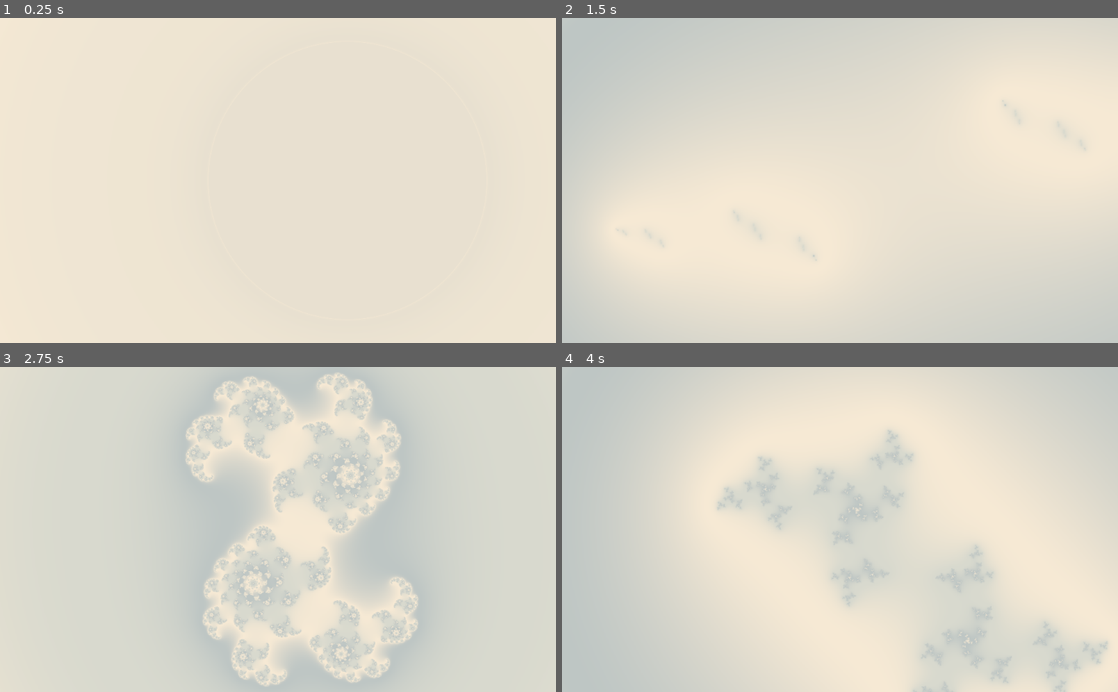
Above: before the commit, frames 1-4 (two rows, left to right).
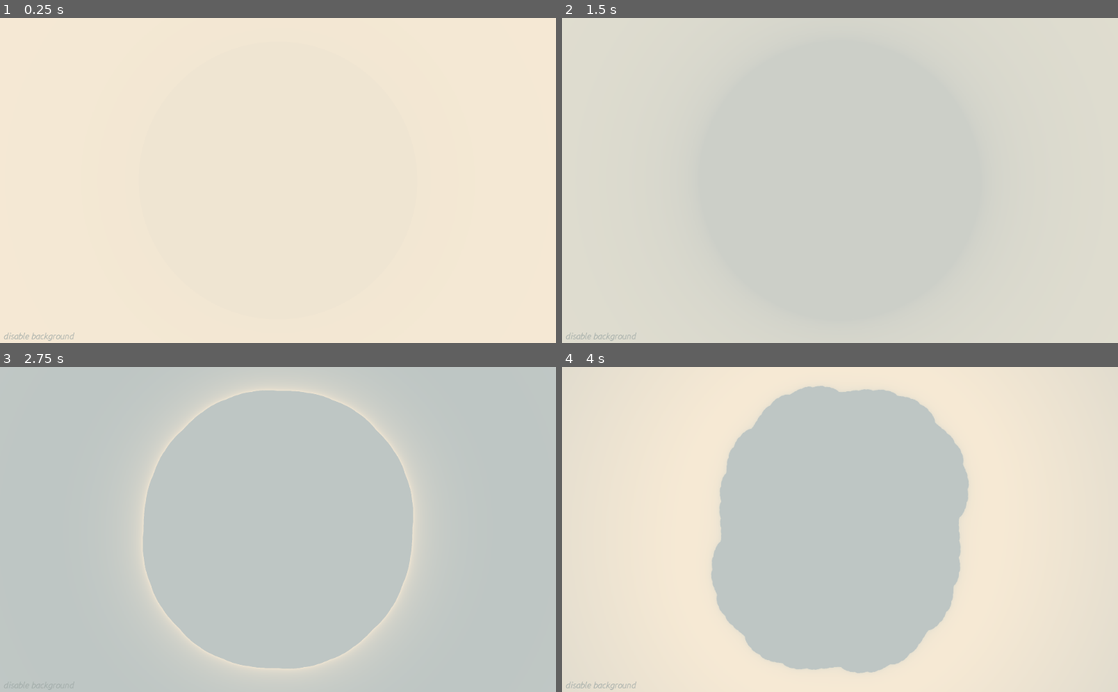
Above: after the commit, the same moments.

Repository: kiwijuice56/portfolio-website
Game: Godot game, scene res://main/Main.tscn
Two runs of this game, one before a commit and one after it. Both use one fixed random seed, a clock stepped at 60 frames per second and the inputs below.
Inputs (mouse positions are in pixels of both pictures, inside the frame that each line leads up to):
- Up to frame 1 (0.25 s): no input
- Up to frame 2 (1.5 s): click (600, 336) at 0.5 s, where only the run after the commit has a clickable "disable background"; click (600, 336) at 1.25 s, where only the run after the commit has a clickable "enable background"
- Up to frame 3 (2.75 s): move the mouse to (400, 513) at 2.02 s; hold D (move_right) from 2.03 s (still down); click (400, 513) at 2.17 s
- Up to frame 4 (4 s): release D (move_right) at 2.75 s; drag from (728, 545) to (812, 594) at 2.77 s; move the mouse to (895, 458) at 3.52 s; hold D (move_right) from 3.53 s (still down); click (895, 458) at 3.67 s

The runs differ from the first frame. In frame 1, less than 0.1% of the frame differs, in the area x 0-14%, y 96-100%; in frame 2, 37%; in frame 3, 50%; in frame 4, 60%, in the area x 0-100%, y 0-100%.

Commit message:
Updated content, fixed bugs

Diff:
--- a/main/FractalNavigation.tscn
+++ b/main/FractalNavigation.tscn
@@ -1,22 +1,57 @@
-[gd_scene load_steps=4 format=2]
+[gd_scene load_steps=6 format=2]
 
 [ext_resource path="res://main/mandelbrot_fractal.tres" type="Shader" id=1]
 [ext_resource path="res://main/fractal_navigation.gd" type="Script" id=2]
 
 [sub_resource type="ShaderMaterial" id=1]
 shader = ExtResource( 1 )
-shader_param/x_min = -1.0
+shader_param/x_min = -2.0
 shader_param/x_max = 2.0
-shader_param/y_min = -1.0
-shader_param/y_max = 2.0
+shader_param/y_min = -1.5
+shader_param/y_max = 1.0
 shader_param/width = 1000.0
 shader_param/height = 800.0
 shader_param/angle = 0.0
-shader_param/mouse_pos = null
+shader_param/mouse_pos = Vector2( 0, 0 )
 shader_param/shimmer_speed = 0.1
+
+[sub_resource type="Animation" id=3]
+length = 0.001
+tracks/0/type = "bezier"
+tracks/0/path = NodePath(".:material:shader_param/mouse_pos:x")
+tracks/0/interp = 1
+tracks/0/loop_wrap = true
+tracks/0/imported = false
+tracks/0/enabled = true
+tracks/0/keys = {
+"points": PoolRealArray( 0, -0.25, 0, 0.25, 0 ),
+"times": PoolRealArray( 0 )
+}
+tracks/1/type = "bezier"
+tracks/1/path = NodePath(".:material:shader_param/mouse_pos:y")
+tracks/1/interp = 1
+tracks/1/loop_wrap = true
+tracks/1/imported = false
+tracks/1/enabled = true
+tracks/1/keys = {
+"points": PoolRealArray( 0, -0.25, 0, 0.25, 0 ),
+"times": PoolRealArray( 0 )
+}
+
+[sub_resource type="Animation" id=2]
+resource_name = "animate"
+length = 4.0
+loop = true
 
 [node name="FractalNavigation" type="ColorRect"]
 material = SubResource( 1 )
 anchor_right = 1.0
 anchor_bottom = 1.0
 script = ExtResource( 2 )
+
+[node name="AnimationPlayer" type="AnimationPlayer" parent="."]
+playback_speed = 0.2
+anims/RESET = SubResource( 3 )
+anims/animate = SubResource( 2 )
+
+[node name="Tween" type="Tween" parent="."]
--- a/main/Main.tscn
+++ b/main/Main.tscn
@@ -1,7 +1,28 @@
-[gd_scene load_steps=2 format=2]
+[gd_scene load_steps=5 format=2]
 
+[ext_resource path="res://ubuntu.ttf" type="DynamicFontData" id=1]
 [ext_resource path="res://main/FractalNavigation.tscn" type="PackedScene" id=2]
+[ext_resource path="res://main/disable_button.gd" type="Script" id=3]
+
+[sub_resource type="DynamicFont" id=1]
+font_data = ExtResource( 1 )
 
 [node name="Main" type="Node"]
 
 [node name="FractalNavigation" parent="." instance=ExtResource( 2 )]
+
+[node name="DisableButton" type="Button" parent="."]
+anchor_top = 1.0
+anchor_bottom = 1.0
+margin_top = -25.0
+margin_right = 115.0
+focus_mode = 0
+custom_colors/font_color_disabled = Color( 0.615686, 0.658824, 0.647059, 1 )
+custom_colors/font_color_focus = Color( 0.615686, 0.658824, 0.647059, 1 )
+custom_colors/font_color = Color( 0.615686, 0.658824, 0.647059, 1 )
+custom_colors/font_color_hover = Color( 0.615686, 0.658824, 0.647059, 1 )
+custom_colors/font_color_pressed = Color( 0.615686, 0.658824, 0.647059, 1 )
+custom_fonts/font = SubResource( 1 )
+text = "disable background"
+flat = true
+script = ExtResource( 3 )
--- /dev/null
+++ b/main/disable_button.gd
@@ -0,0 +1,21 @@
+class_name DisableButton
+extends Button
+
+const fractal_scene: PackedScene = preload("res://main/FractalNavigation.tscn")
+onready var fractal: FractalNavigation = get_node("../FractalNavigation")
+var fractal_disabled: bool = false
+
+func _ready() -> void:
+	connect("pressed", self, "_on_pressed")
+
+func _on_pressed() -> void:
+	if not fractal_disabled:
+		fractal.queue_free()
+		text = "enable background"
+	else:
+		var new_fractal = fractal_scene.instance()
+		get_parent().add_child(new_fractal)
+		get_parent().move_child(new_fractal, 0)
+		fractal = new_fractal
+		text = "disable background"
+	fractal_disabled = not fractal_disabled
--- a/main/fractal_navigation.gd
+++ b/main/fractal_navigation.gd
@@ -51,62 +51,16 @@
 
 func _ready() -> void:
 	OS.set_window_maximized(true)
-	offset_min = Vector2(-2.5, -2)
-	offset_max = Vector2(1.5, 2)
+	offset_min = Vector2(-2, -2)
+	offset_max = Vector2(2, 2)
 	update_window()
 
-func _input(event: InputEvent) -> void:
-	if event is InputEventMouseMotion and not mouse_lock:
-		var pos: Vector2 = event.position / get_viewport().size
-		material.set_shader_param("mouse_pos", (pos_max - pos_min) * pos + pos_min)
+	$Tween.connect("tween_all_completed", self, "_on_step")
+	_on_step()
 
-	# Mobile zooming
-	# https://kidscancode.org/godot_recipes/3.x/2d/touchscreen_camera/
-	if event is InputEventScreenTouch:
-		if event.pressed:
-			events[event.index] = event
-		else:
-			events.erase(event.index)
-	if event is InputEventScreenDrag:
-		events[event.index] = event
-		if events.size() == 2:
-			var drag_distance = events[0].position.distance_to(events[1].position)
-			if abs(drag_distance - last_drag_distance) > zoom_sensitivity:
-				zoom_vel = 1 + zoom_sensitivity if drag_distance < last_drag_distance else 1 - zoom_sensitivity
-				last_drag_distance = drag_distance
-			was_dragging = true
-
-	# PC zooming
-	if event is InputEventMouseButton:
-		if Input.is_mouse_button_pressed(BUTTON_WHEEL_UP):
-			zoom_vel = 1 - zoom_sensitivity
-		elif Input.is_mouse_button_pressed(BUTTON_WHEEL_DOWN):
-			zoom_vel = 1 + zoom_sensitivity
-
-	# Panning
-	if len(events) < 2 and not was_dragging and event is InputEventMouseMotion and Input.is_mouse_button_pressed(BUTTON_LEFT):
-		var move_vector: Vector2 = event.relative
-		move_vector.x *= get_aspect_ratio()
-		offset_max -= zoom * move_vector * drag_speed
-		offset_min -= zoom * move_vector * drag_speed
-
-	if len(events) == 0:
-		was_dragging = false
-
-func _process(delta: float) -> void:
-	zoom_vel = lerp(zoom_vel, 1.0, 0.25)
-	self.zoom *= zoom_vel
-
-	var kb_vector: Vector2 = Input.get_vector("move_left", "move_right", "move_up", "move_down")
-	var kb_angle: float = Input.get_action_strength("rotate_left") - Input.get_action_strength("rotate_right")
-	kb_vector.x *= get_aspect_ratio()
-
-	offset_max += zoom * kb_vector * move_speed * delta
-	offset_min += zoom * kb_vector * move_speed * delta
-
-	material.set_shader_param("angle", material.get_shader_param("angle") + kb_angle * delta * rotate_speed)
-
-	update_window()
+func _on_step() -> void:
+	$Tween.interpolate_property(material, "shader_param/mouse_pos", null, Vector2(randf() * 2 - 1, randf() * 2 - 1), 10.0, Tween.TRANS_QUAD,Tween.EASE_IN_OUT)
+	$Tween.start()
 
 func update_window() -> void:
 	var aspect_ratio: float = get_aspect_ratio()
--- a/main/mandelbrot_fractal.tres
+++ b/main/mandelbrot_fractal.tres
@@ -11,7 +11,7 @@
 uniform float height = 800;
 uniform float angle = 0.0;
 
-uniform highp vec2 mouse_pos;
+uniform highp vec2 mouse_pos = vec2(0.0, 0.0);
 
 // How fast the palette is cycled through, proportional to the change in `TIME`
 uniform float shimmer_speed = 0.1;
@@ -30,7 +30,7 @@
 
 	// Keep ratio in range [0, 1.0] since we are adding a large constant, TIME
 	shimmer_mu -= floor(shimmer_mu);
-	float scaled_shimmer = shimmer_mu * 4.0;
+	float scaled_shimmer = shimmer_mu * 2.0;
 	scaled_shimmer -= floor(scaled_shimmer);
 	float cyclic_scaled_mu = scaled_shimmer;
 
@@ -102,6 +102,6 @@
 			COLOR.rgb += mandelbrot(UV - uv_size * vec2(i, j)) / 9.0;
 		}
 	}
-	float x = max(0.0, 1.0 - TIME);
+	float x = max(0.0, 2.0 - TIME) / 2.0;
 	COLOR.rgb = col_a * x + COLOR.rgb * (1.0 - x);
 }"
--- a/project.godot
+++ b/project.godot
@@ -9,12 +9,18 @@
 config_version=4
 
 _global_script_classes=[ {
+"base": "Button",
+"class": "DisableButton",
+"language": "GDScript",
+"path": "res://main/disable_button.gd"
+}, {
 "base": "ColorRect",
 "class": "FractalNavigation",
 "language": "GDScript",
 "path": "res://main/fractal_navigation.gd"
 } ]
 _global_script_class_icons={
+"DisableButton": "",
 "FractalNavigation": ""
 }
 
@@ -95,3 +101,4 @@
 quality/driver/driver_name="GLES2"
 vram_compression/import_etc=true
 vram_compression/import_etc2=false
+environment/default_clear_color=Color( 0.847059, 0.85098, 0.807843, 1 )
Binary file removed: docs/fractalfish.png
Not shown, removed: docs/fractalfish.png.import
Binary file added: docs/fractalfish.webp
Not shown, added: docs/fractalfish.webp.import
Binary file added: docs/mia.webp
Not shown, added: docs/mia.webp.import
Binary file removed: docs/sandslide.png
Not shown, removed: docs/sandslide.png.import
Binary file added: docs/sandslide.webp
Not shown, added: docs/sandslide.webp.import
Binary file added: ubuntu.ttf
Not shown, changed: docs/index.html
(and 3 more such lines)
